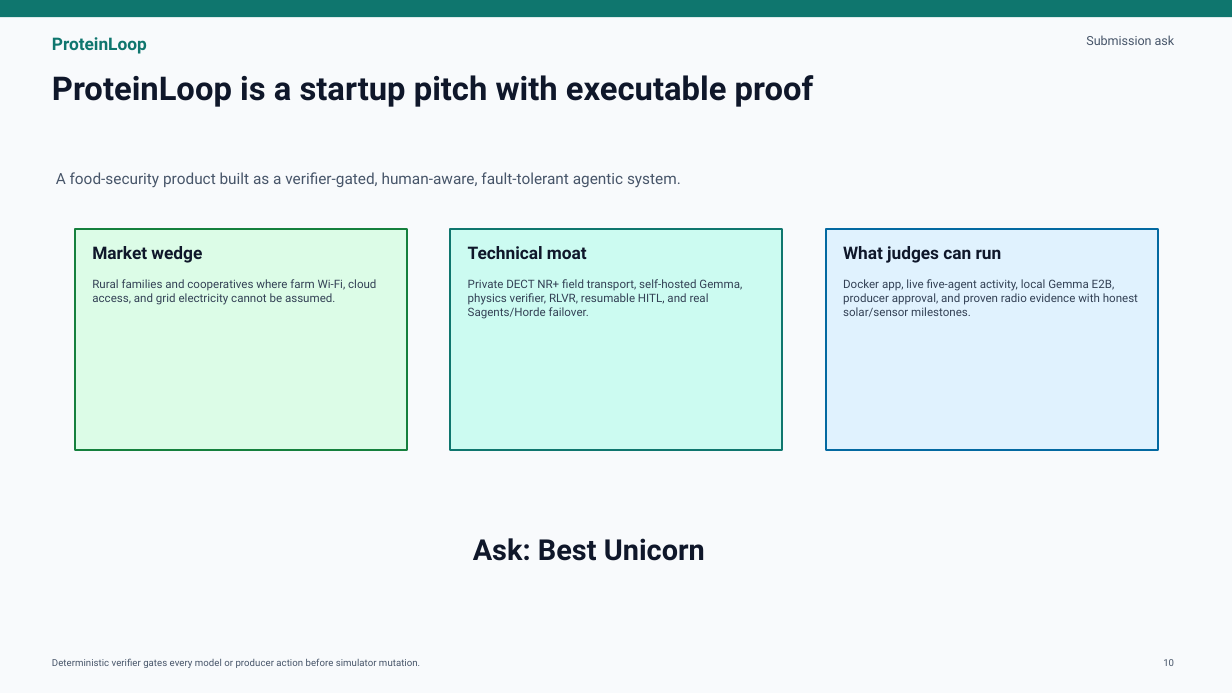
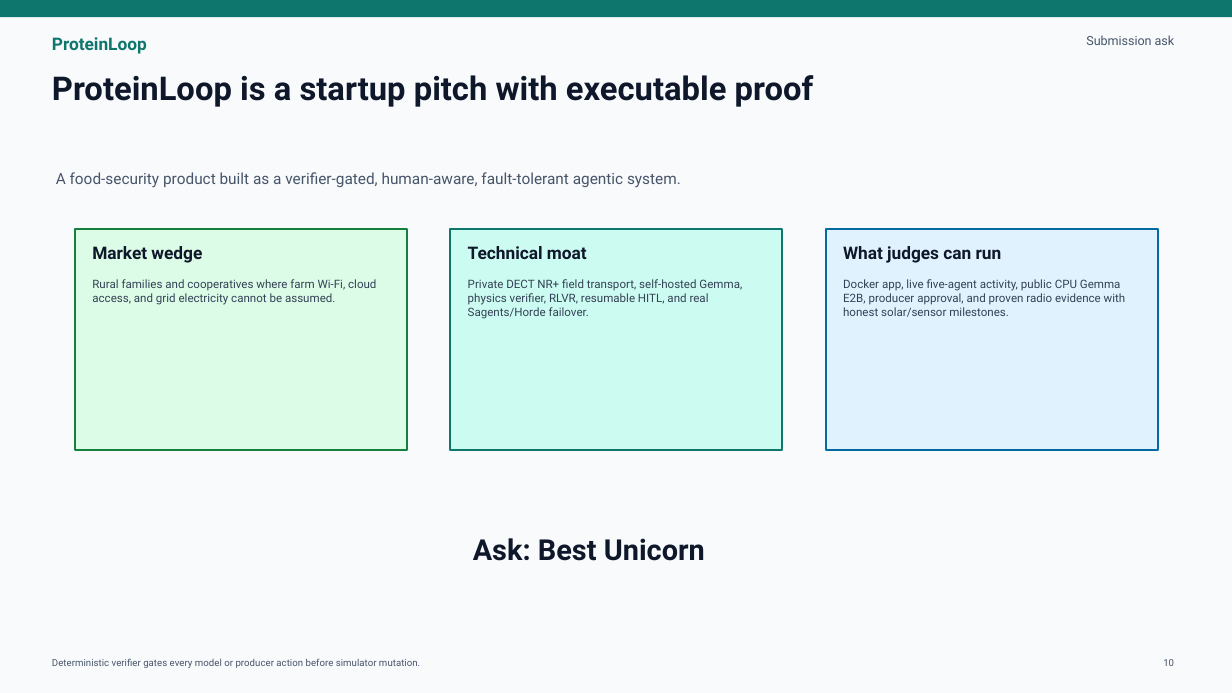
Before and after one commit to Anarpego/ProteinLoop, a slide deck: slide 10 of submission/proteinloop-hackathon-deck.pptx. Drawn at 1232x693 pixels with LibreOffice and Linux fonts; fonts in the diff are those of the drawing. Boxes give left, top, right and bottom in pixels: in the first picture for what was removed or moved away, otherwise in the second. Text is boxed around its words. In the diff, an @@ line names an element or a change of style, - is before the commit and + after.

Commit message:
align submission pitch with public CPU Gemma

```diff
--- a/submission/proteinloop-hackathon-deck.pptx
+++ b/submission/proteinloop-hackathon-deck.pptx
@@ text at (x1=843, y1=279, x2=1126, y2=317): text changed @@
-Docker app, live five-agent activity, local Gemma E2B, producer approval, and proven radio evidence with honest solar/sensor milestones.
+Docker app, live five-agent activity, public CPU Gemma E2B, producer approval, and proven radio evidence with honest solar/sensor milestones.
```
Also in this commit, not shown: 4 other slides changed, 6 other files.
